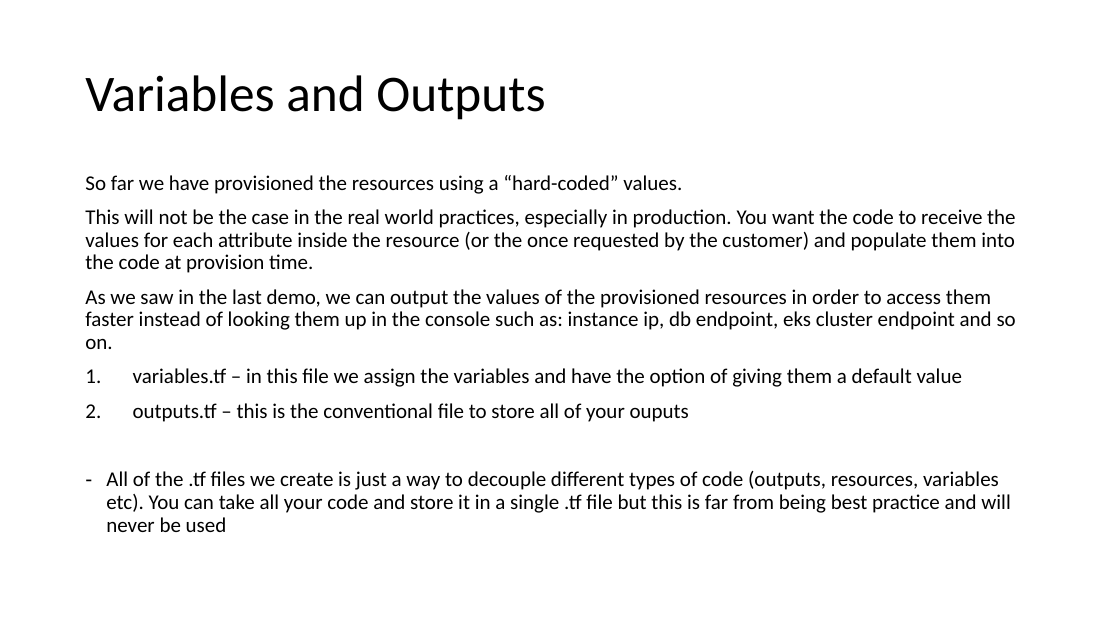
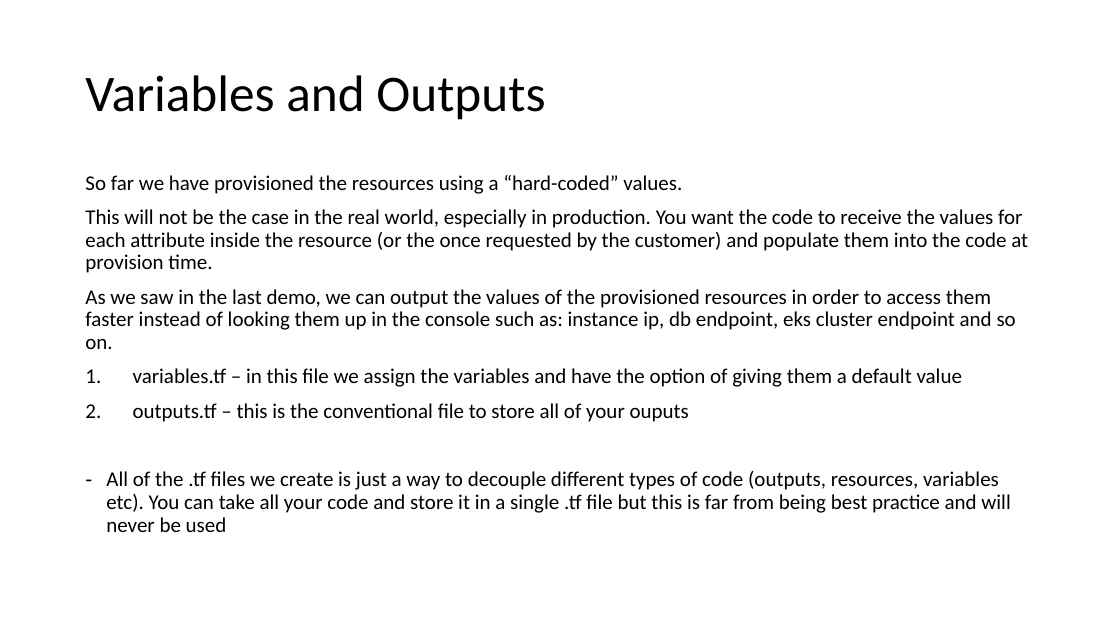
Before and after one commit to JohnMops/tf-demo, a slide deck: slide 9 of tf-demo-presentation.pptx (slide 8 before the commit). Drawn at 1120x630 pixels with LibreOffice and Linux fonts; fonts in the diff are those of the drawing. Boxes give left, top, right and bottom in pixels: in the first picture for what was removed or moved away, otherwise in the second. Text is boxed around its words. In the diff, an @@ line names an element or a change of style, - is before the commit and + after.

Commit message:
updating the presentation

```diff
--- a/tf-demo-presentation.pptx
+++ b/tf-demo-presentation.pptx
@@ text at box(85, 209, 1028, 273): text changed @@
-This will not be the case in the real world practices, especially in production. You want the code to receive the values for each attribute inside the resource (or the once requested by the customer) and populate them into the code at provision time.
+This will not be the case in the real world, especially in production. You want the code to receive the values for each attribute inside the resource (or the once requested by the customer) and populate them into the code at provision time.
```
Also in this commit, not shown: 3 other slides changed, 1 slide added.
